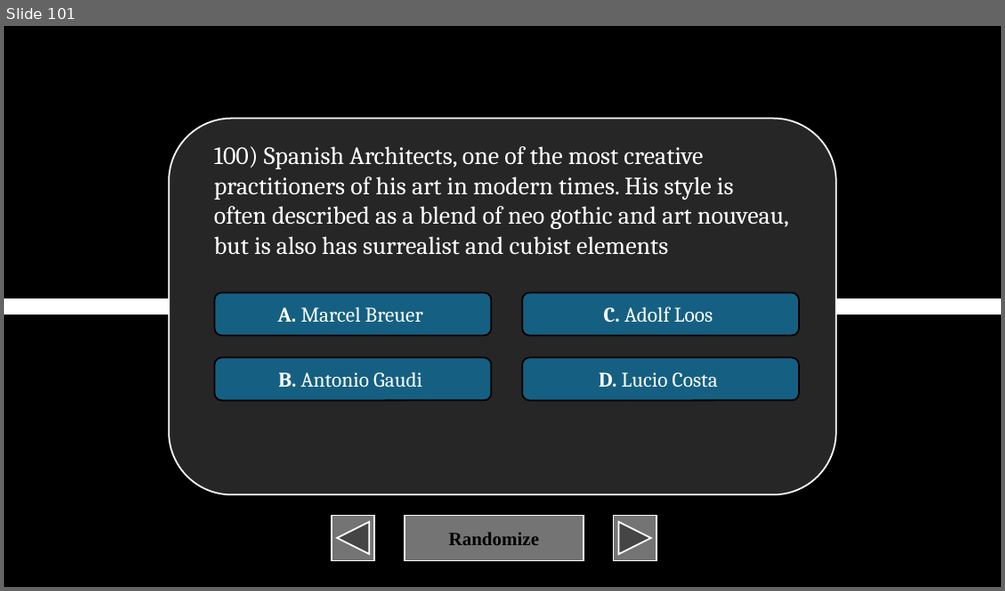
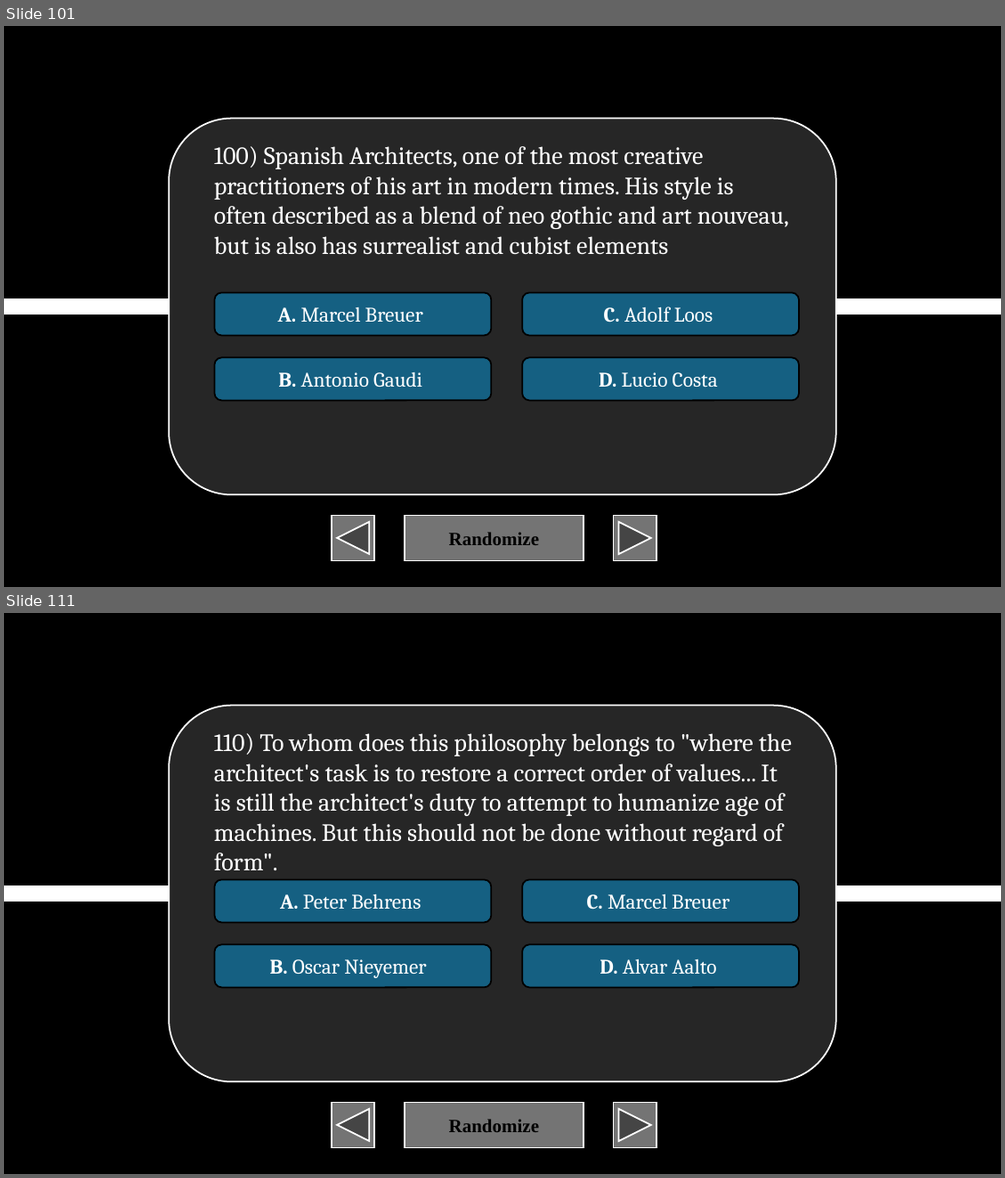
Before and after one commit to XIvanSolomonX/Archi-Reviewer, a slide deck: TOA.pptm. Shown one above the other, each under a label of ours: slide 101 before the commit, slides 101 and 111 after it; the slides between them are not shown. The pictures are 1005x591 and 1005x1178 pixels, drawn with LibreOffice and Linux fonts; fonts in the diff are those of the drawing. Boxes give left, top, right and bottom in pixels: in the first picture for what was removed or moved away, otherwise in the second. Text is boxed around its words. In the diff, an @@ line names an element or a change of style, - is before the commit and + after.

```diff
--- a/TOA.pptm
+++ b/TOA.pptm
@@ slide 111 added at (4, 613, 1001, 1174), background #000000 @@
@@ rounded rectangle added at (169, 705, 835, 1081), fill #262626, outline #FFFFFF 1.5 pt @@
@@ text added at (214, 733, 792, 870), 24 pt, text #FFFFFF @@
+110) To whom does this philosophy belongs to "where the architect's task is to restore a correct order of values... It is still the architect's duty to attempt to humanize age of machines. But this should not be done without regard of form".
@@ rounded rectangle added at (215, 879, 492, 922), fill #156082, outline #000000 1.5 pt, 20 pt, text #FFFFFF @@
+A. Peter Behrens
@@ rounded rectangle added at (522, 879, 799, 922), fill #156082, outline #000000 1.5 pt, 20 pt, text #FFFFFF @@
+C. Marcel Breuer
@@ line added from (4, 893) to (1001, 893), #FFFFFF 16 pt @@
@@ rounded rectangle added at (215, 944, 492, 987), fill #156082, outline #000000 1.5 pt, 20 pt, text #FFFFFF @@
+B. Oscar Nieyemer
@@ rounded rectangle added at (522, 944, 799, 987), fill #156082, outline #000000 1.5 pt, 20 pt, text #FFFFFF @@
+D. Alvar Aalto
@@ action button back previous added at (332, 1102, 374, 1148), fill #747474, outline #FFFFFF 1.5 pt @@
@@ action button blank added at (404, 1102, 583, 1148), fill #747474, outline #FFFFFF 1.5 pt, 18 pt, text #000000, bold @@
+Randomize
@@ action button forward next added at (614, 1102, 656, 1148), fill #747474, outline #FFFFFF 1.5 pt @@
```
Also in this commit, not shown: 1 slide changed, 49 other slides added, 1 other file.
